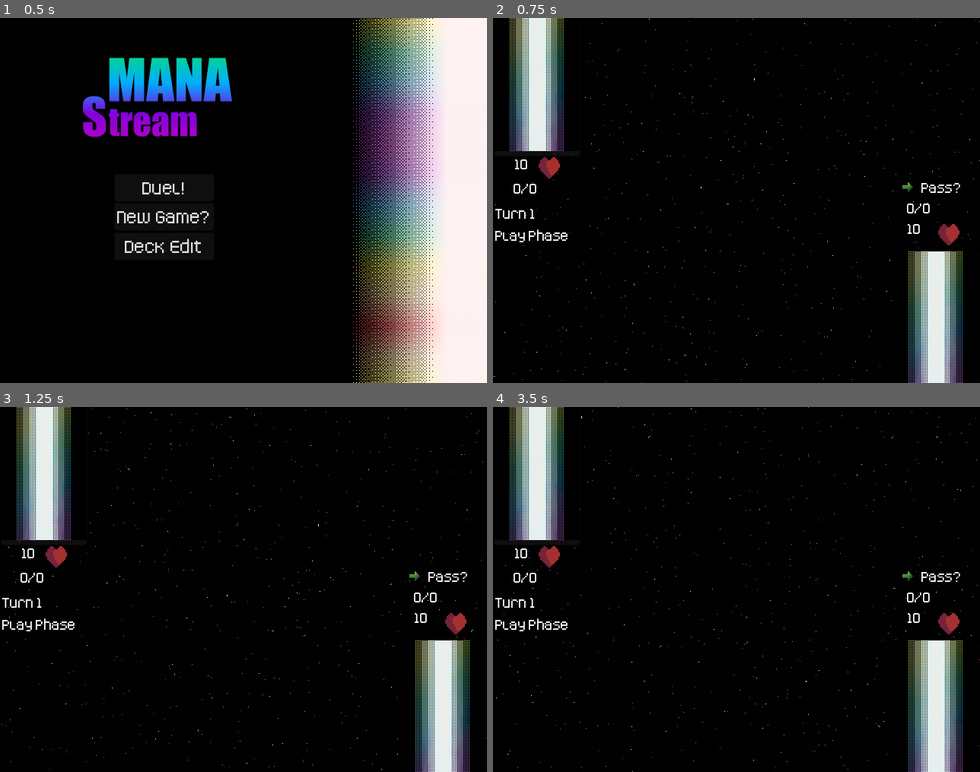
Above: before the commit, frames 1-4 (two rows, left to right).
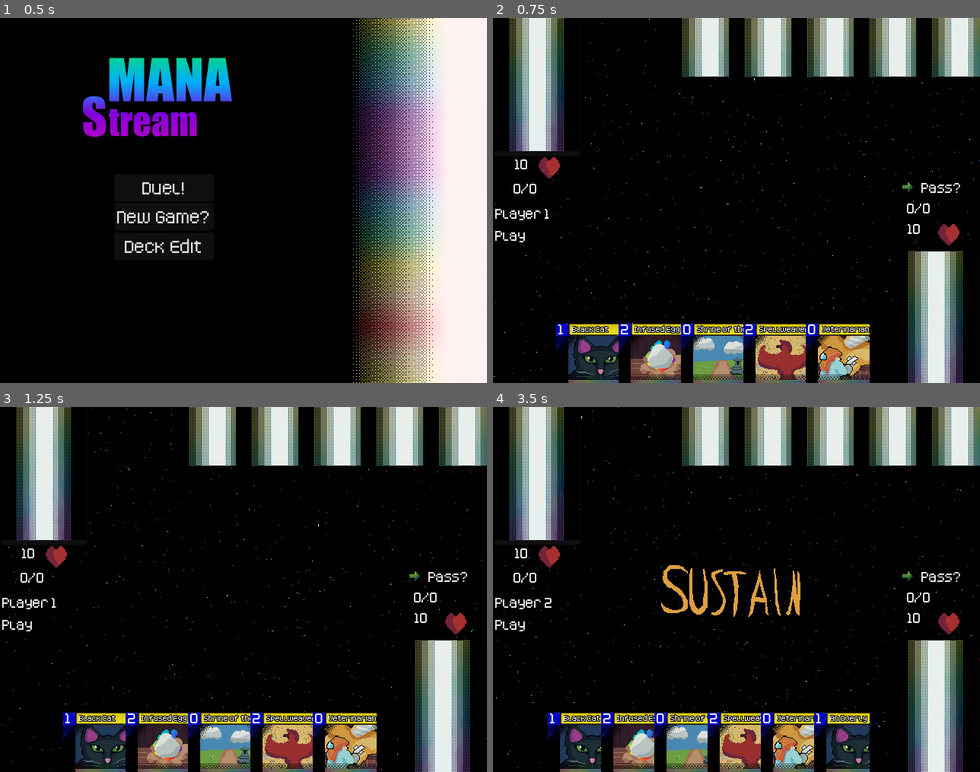
Above: after the commit, the same moments.

Repository: ColbySchexnayder/mana-stream
Game: Godot game, scene res://Scenes/titleScreen.tscn
Two runs of this game, one before a commit and one after it. Both use one fixed random seed, a clock stepped at 60 frames per second and the inputs below.
Inputs (mouse positions are in pixels of both pictures, inside the frame that each line leads up to):
- Up to frame 1 (0.5 s): no input
- Up to frame 2 (0.75 s): click "New Game?" at 0.5 s
- Up to frame 3 (1.25 s): no input
- Up to frame 4 (3.5 s): click (936, 706) at 1.25 s; click (536, 476) at 2 s; click "Pass?" at 2.75 s

Frame 1 is identical in both runs. In frame 2, 13% of the frame differs, in the area x 0-100%, y 0-100%; in frame 3, 13%; in frame 4, 14%.
Error before the commit: Parse Error: Could not parse global class "AI_Manager" from "res://AI/ai_manager.gd". (res://Scenes/duel.gd:79)

Commit message:
fix merge error

Diff:
--- a/AI/ai_manager.gd
+++ b/AI/ai_manager.gd
@@ -154,9 +154,6 @@
 	var cards = ai_hand.filter(func(fcard:Card):
 		return fcard.onlyWorksInMana)
 
-	var cards = ai_hand.filter(func(card:Card):
-		return card.onlyWorksInMana)
-
 	if !cards.is_empty():
 		cards[randi_range(0, len(cards)-1)].mana()
 		return
